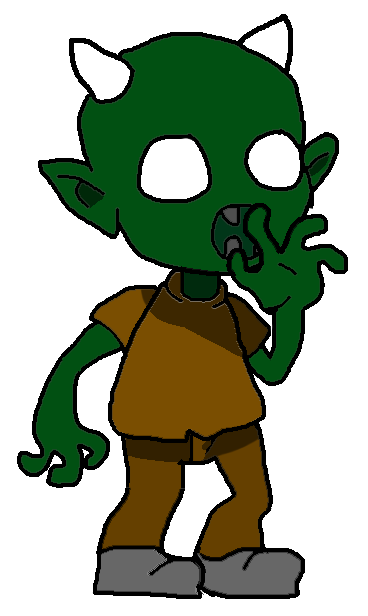
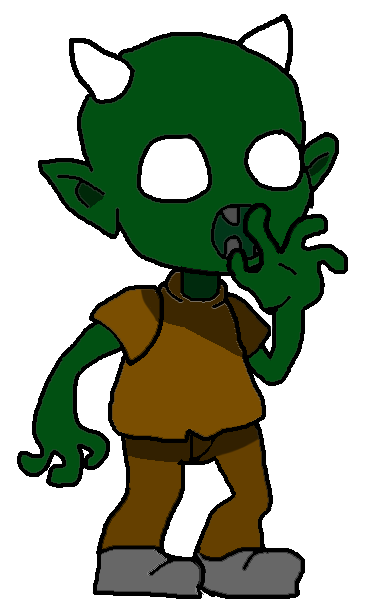
Layers edited between the first and the second (368, 616) image:
moved "Brazo der sup" into group "3/4" over [125, 291, 164, 366]
moved "Brazo der inf" into group "3/4" over [125, 296, 164, 488]
painted on "Pierna der sup" over [193, 436, 208, 461]
moved "Pierna der inf" above "Pie der", painted on it over [126, 487, 185, 489]
painted on "Escala de grises pierna izq sup" over [193, 436, 237, 497]
